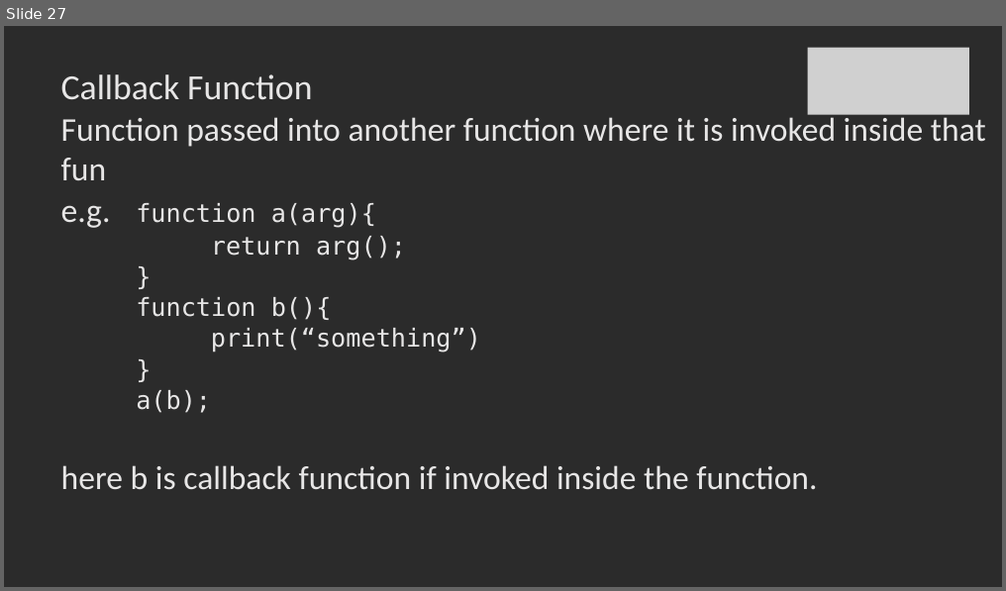
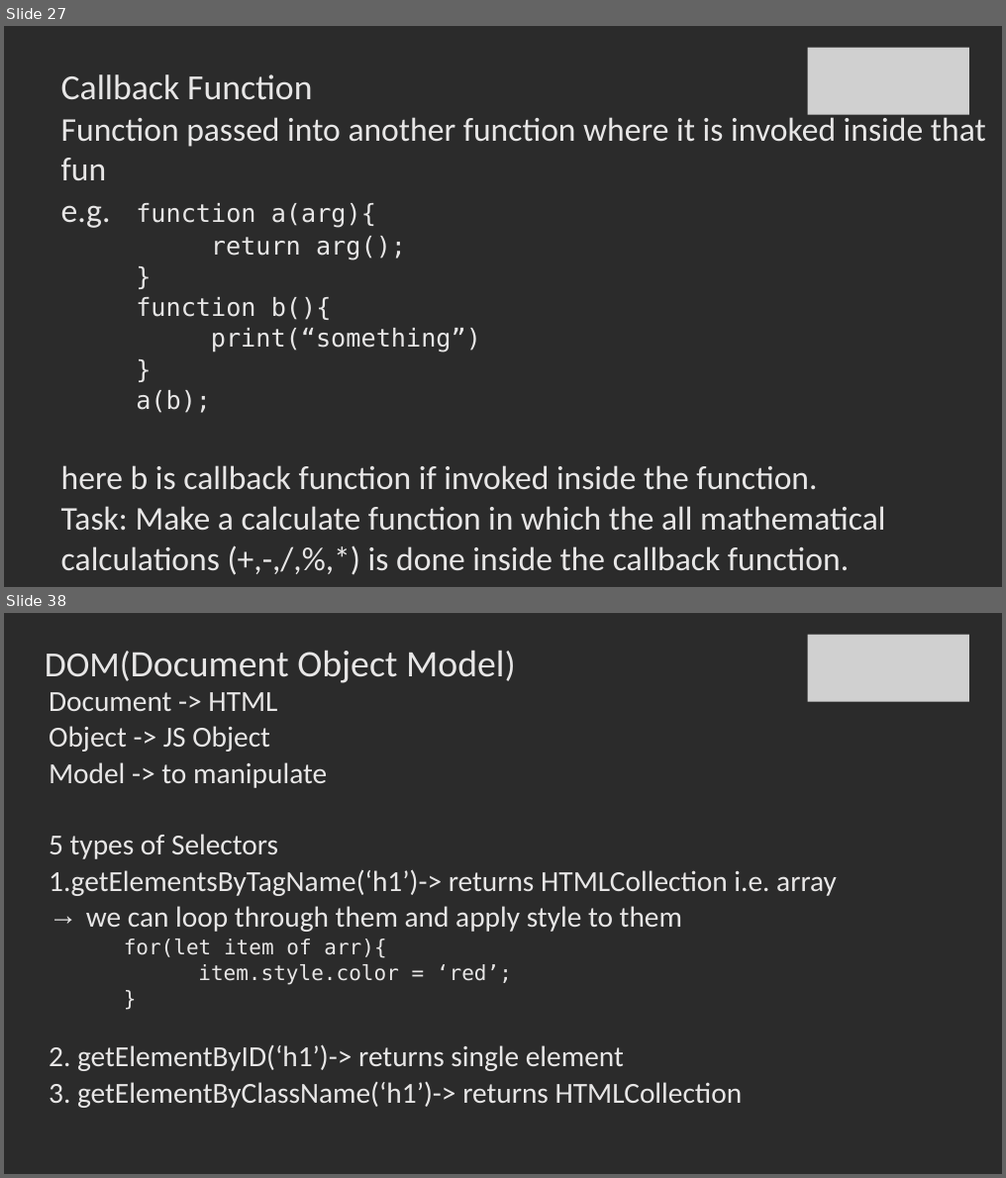
Before and after one commit to SachinBarpanda/WebDevGla, a slide deck: JS.pptx. Shown one above the other, each under a label of ours: slide 27 before the commit, slides 27 and 38 after it; the slides between them are not shown. The pictures are 1006x591 and 1006x1178 pixels, drawn with LibreOffice and Linux fonts; fonts in the diff are those of the drawing; grey boxes stand for pictures; background and template pictures are left out; a plain dark background stands for a picture behind light text. Boxes give left, top, right and bottom in pixels: in the first picture for what was removed or moved away, otherwise in the second. Text is boxed around its words. In the diff, an @@ line names an element or a change of style, - is before the commit and + after.

```diff
--- a/JS.pptx
+++ b/JS.pptx
@@ slide 38 added at <box>4,613,1002,1174</box>, background picture (left out) @@
@@ picture added at <box>807,635,969,702</box> @@
@@ title added at <box>45,650,504,683</box>, 36 pt, text #E7E6E6 @@
+DOM(Document Object Model)
@@ text added at <box>49,692,837,1108</box>, 28 pt, text #E7E6E6 @@
+Document -> HTML
+Object -> JS Object
+Model -> to manipulate
+5 types of Selectors
+1.getElementsByTagName(‘h1’)-> returns HTMLCollection i.e. array
+→ we can loop through them and apply style to them
+for(let item of arr){
+item.style.color = ‘red’;
+}
+2. getElementByID(‘h1’)-> returns single element
+3. getElementByClassName(‘h1’)-> returns HTMLCollection
@@ slide 27 changed as well @@
@@ text at <box>61,506,885,571</box>: paragraph added @@
+Task: Make a calculate function in which the all mathematical calculations (+,-,/,%,*) is done inside the callback function.
```
Also in this commit, not shown: 12 other slides added, 1 slide removed, 58 other files.
